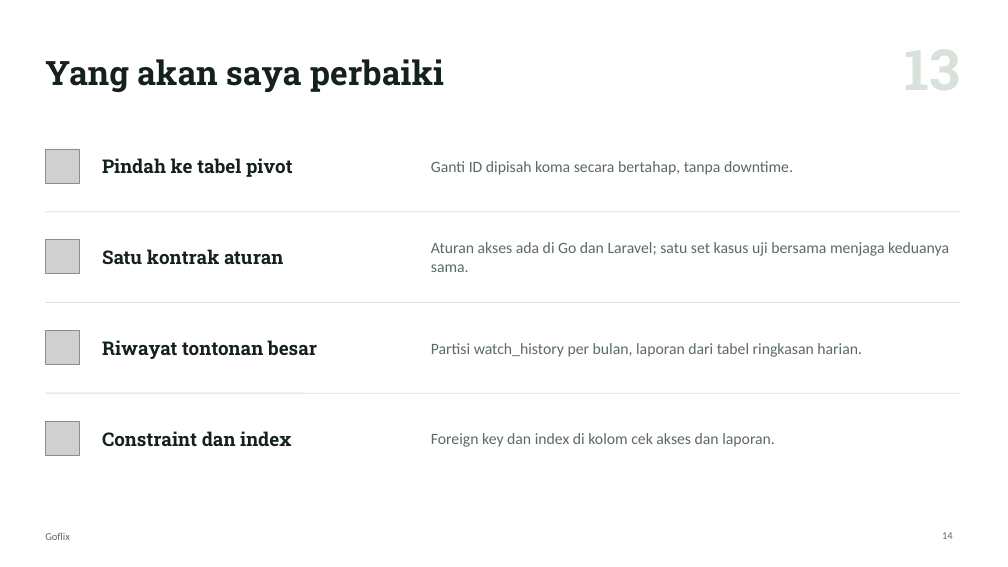
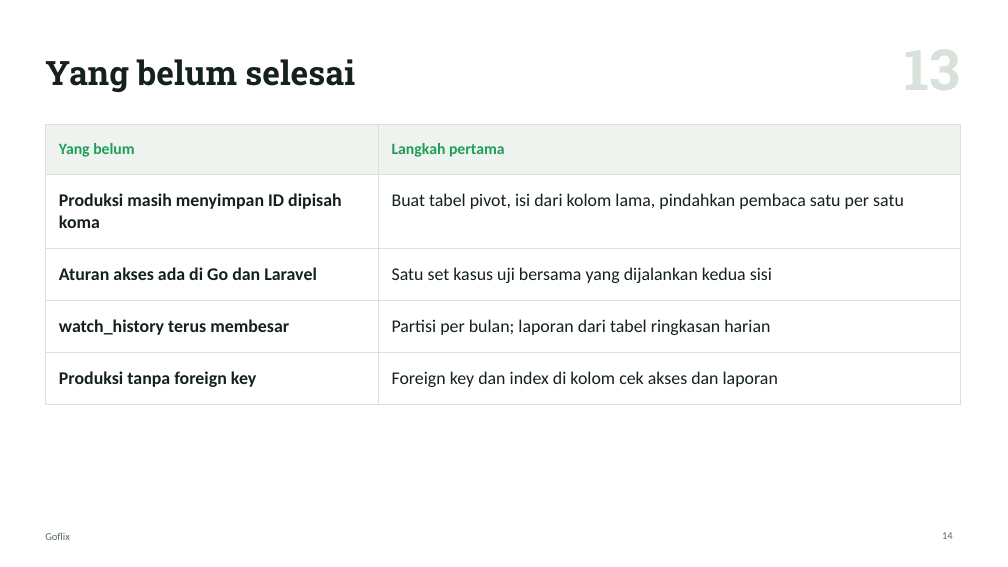
Before and after one commit to Enricosaputra/goflix-dashboard-demo, a slide deck: slide 14 of docs/Goflix-presentasi.pptx. Drawn at 1008x567 pixels with LibreOffice and Linux fonts; fonts in the diff are those of the drawing; grey boxes stand for pictures. Boxes give left, top, right and bottom in pixels: in the first picture for what was removed or moved away, otherwise in the second. Text is boxed around its words. In the diff, an @@ line names an element or a change of style, - is before the commit and + after.

Commit message:
Decks: tables for trade-offs, stack and open work; plainer titles

```diff
--- a/docs/Goflix-presentasi.pptx
+++ b/docs/Goflix-presentasi.pptx
@@ title at (45,59,355,92): text changed @@
-Yang akan saya perbaiki
+Yang belum selesai
@@ picture removed at (45,149,79,183) @@
@@ table added at (45,125,960,391), 5 rows, 2 columns @@
+Yang belum | Langkah pertama
+Produksi masih menyimpan ID dipisah koma | Buat tabel pivot, isi dari kolom lama, pindahkan pembaca satu per satu
+Aturan akses ada di Go dan Laravel | Satu set kasus uji bersama yang dijalankan kedua sisi
+watch_history terus membesar | Partisi per bulan; laporan dari tabel ringkasan harian
+Produksi tanpa foreign key | Foreign key dan index di kolom cek akses dan laporan
@@ text removed at (102,158,293,177) @@
-Pindah ke tabel pivot
@@ text removed at (431,161,793,175) @@
-Ganti ID dipisah koma secara bertahap, tanpa downtime.
@@ line removed from (45, 212) to (960, 212) @@
@@ picture removed at (45,240,79,274) @@
@@ text removed at (102,249,283,264) @@
-Satu kontrak aturan
@@ text removed at (431,242,949,272) @@
-Aturan akses ada di Go dan Laravel; satu set kasus uji bersama menjaga keduanya sama.
@@ line removed from (45, 302) to (960, 302) @@
@@ picture removed at (45,330,79,364) @@
@@ text removed at (102,340,317,359) @@
-Riwayat tontonan besar
@@ text removed at (431,343,862,357) @@
-Partisi watch_history per bulan, laporan dari tabel ringkasan harian.
@@ line removed from (45, 393) to (960, 393) @@
@@ picture removed at (45,421,79,455) @@
@@ text removed at (102,431,291,446) @@
-Constraint dan index
@@ text removed at (431,433,775,447) @@
-Foreign key dan index di kolom cek akses dan laporan.
```
Also in this commit, not shown: 5 other slides changed, 7 other files.
